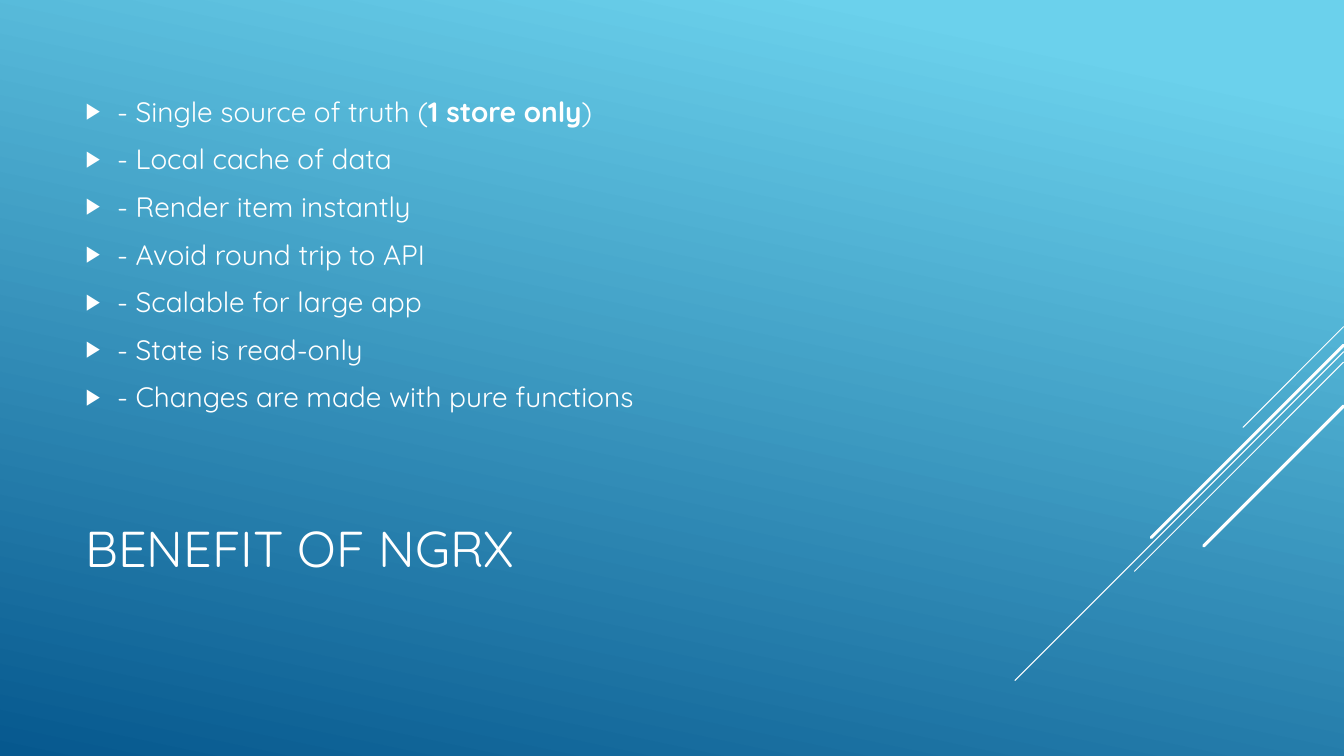
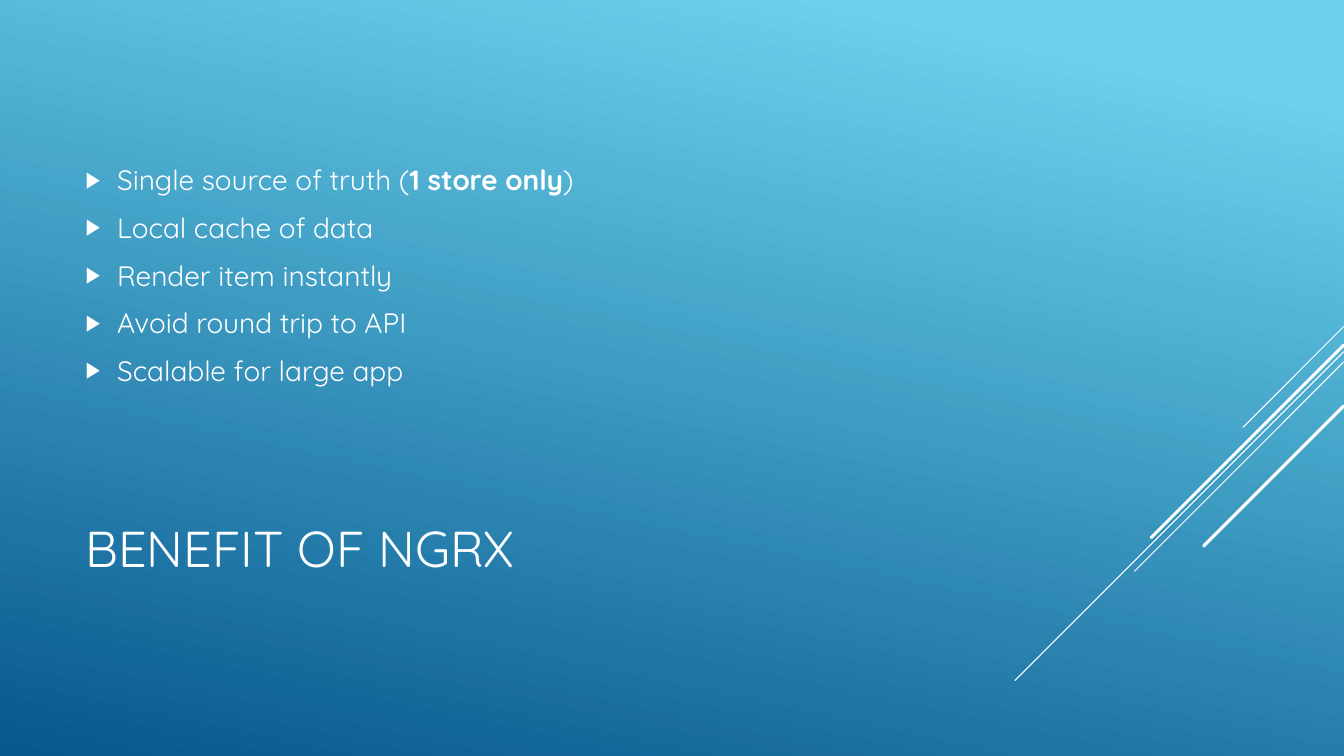
Before and after one commit to ngohungphuc/Presentation, a slide deck: slide 4 of NgRx/Ngrx.pptx. Drawn at 1344x756 pixels with LibreOffice and Linux fonts; fonts in the diff are those of the drawing. Boxes give left, top, right and bottom in pixels: in the first picture for what was removed or moved away, otherwise in the second. Text is boxed around its words. In the diff, an @@ line names an element or a change of style, - is before the commit and + after.

Commit message:
update slide

```diff
--- a/NgRx/Ngrx.pptx
+++ b/NgRx/Ngrx.pptx
@@ text at (x1=117, y1=169, x2=573, y2=387): text changed @@
-▶ - Single source of truth (1 store only)
-▶ - Local cache of data
-▶ - Render item instantly
-▶ - Avoid round trip to API
-▶ - Scalable for large app
-▶ - State is read-only
-▶ - Changes are made with pure functions
+▶ Single source of truth (1 store only)
+▶ Local cache of data
+▶ Render item instantly
+▶ Avoid round trip to API
+▶ Scalable for large app
```
Also in this commit, not shown: 4 other slides changed, 2 slides added, 2 slides removed.
